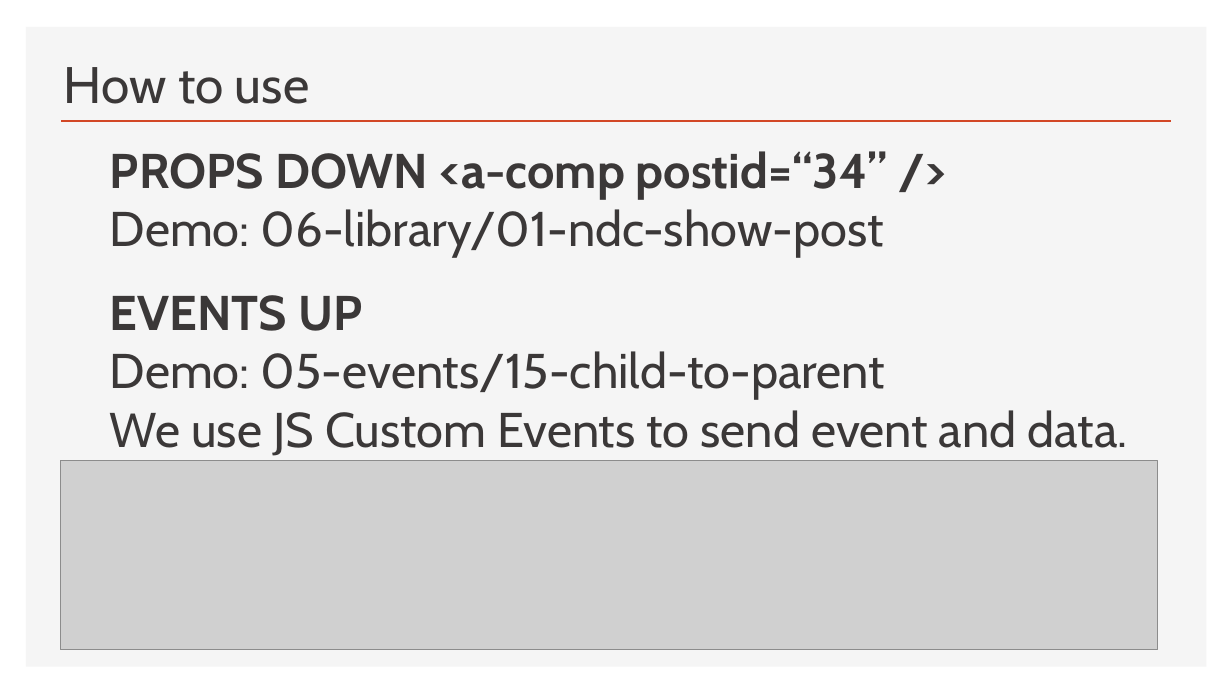
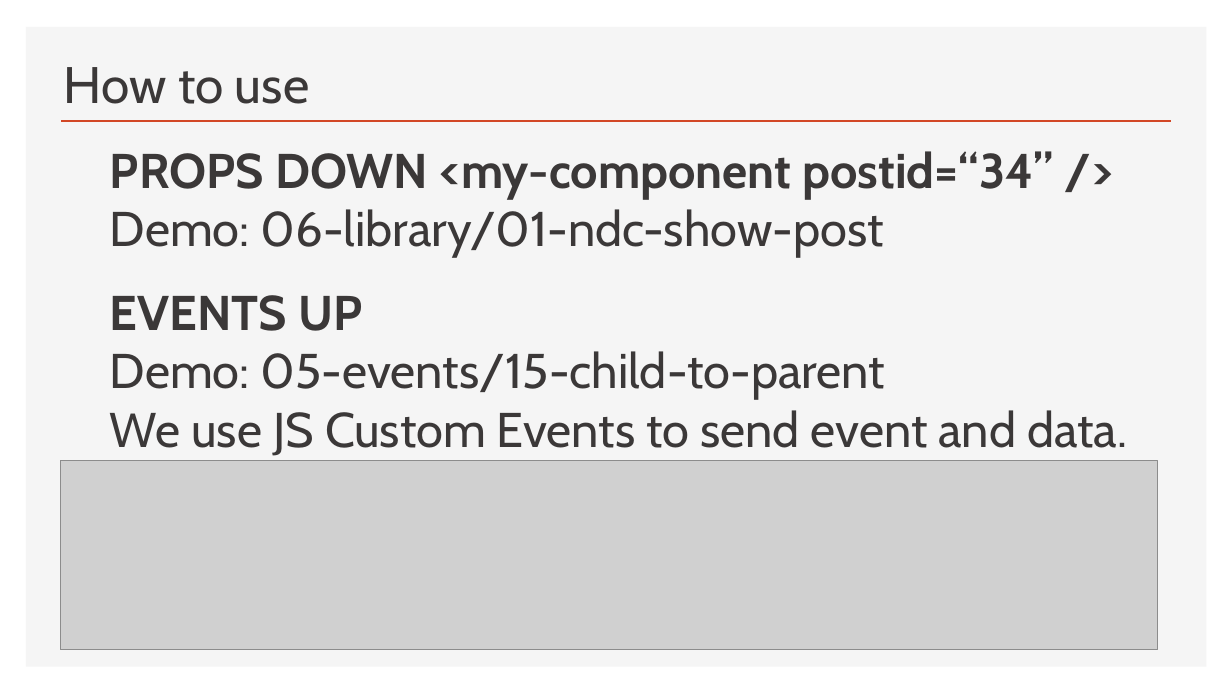
Before and after one commit to iwswordpress/ndc-london-web-components, a slide deck: slide 19 of NDC-TALK.pptx. Drawn at 1232x693 pixels with LibreOffice and Linux fonts; fonts in the diff are those of the drawing; grey boxes stand for pictures. Boxes give left, top, right and bottom in pixels: in the first picture for what was removed or moved away, otherwise in the second. Text is boxed around its words. In the diff, an @@ line names an element or a change of style, - is before the commit and + after.

```diff
--- a/NDC-TALK.pptx
+++ b/NDC-TALK.pptx
@@ text at <box>110,151,1053,199</box>: text changed @@
-  PROPS DOWN <a-comp postid=“34” />
+  PROPS DOWN <my-component postid=“34” />
```
Also in this commit, not shown: 4 other slides changed, 2 other files.
